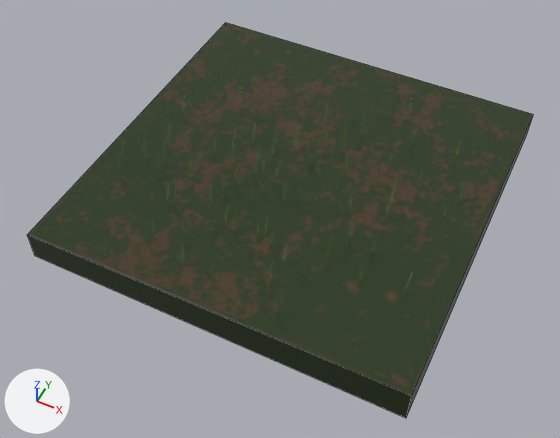
Before and after pictures for a commit that changed the FBX model Assets/Nico/meshes/ground_tile_grass.fbx.
Before and after are seen from a 50 mm camera at (1.23, -2.67, 2.89) aimed at (0.01, -0.24, -0.16). Every picture has the same lights, and +X, +Y and +Z are marked at lower left. Mesh edges are drawn as thin lines. Where no turn or scale is listed for an object, it has been applied to the vertices.

Objects in the first picture: 'groundTile_grass.001'.
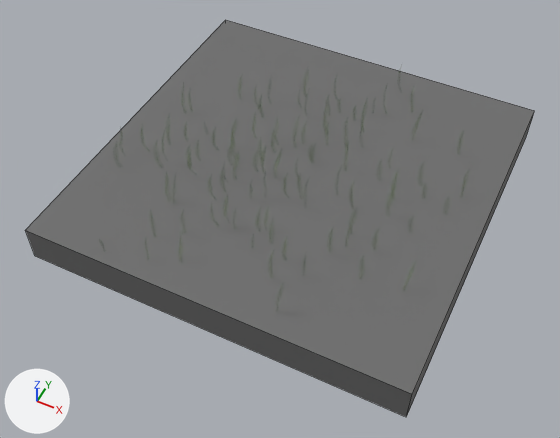
Location of each change, (x1, y1, x2, y2) in pixels of the pictures (560 x 438 px):
```json
{"object": "groundTile_grass.001", "change": "reshaped, moved", "before": [27, 23, 533, 418], "after": [25, 20, 534, 417]}
```

Scene script edits in JSON lines:
```json
{"op": "add", "block": "mat_stone_002", "code": ["mat_stone_002 = principled_material('stone.002')", "mat_stone_002.base_color = (0.152, 0.152, 0.152)  # dark grey #6d6d6d", "mat_stone_002.roughness = 0.814"]}
{"block": "me_cube_008", "where": "# used by ob_groundtile_grass_001; location = (0.0, 0.0, -0.074)"}
{"op": "remove", "block": "me_cube_008", "code": "me_cube_008.from_pydata(...)  # 8 vertices, 5 faces; spans x -1.0..1.0, y -1.0..1.0, z -0.12..0.08"}
{"op": "remove", "block": "me_cube_008", "code": "me_cube_008.materials.append(mat_grass)  # picture img_grass_color_png"}
{"op": "add", "block": "me_cube_008", "code": "me_cube_008.from_pydata(...)  # 10 vertices, 5 faces; spans x -1.0..1.0, y -1.0..1.0, z -0.2..0.0"}
{"block": "me_cube_008", "change": "me_cube_008 part 1: the whole mesh is rebuilt"}
{"op": "add", "block": "me_cube_008", "code": "me_cube_008.materials.append(mat_stone_002)  # dark grey #6d6d6d"}
{"op": "set", "path": "ob_groundtile_grass_001.location", "old": "(0.0, 0.0, -0.074)", "new": "(0.0, 0.0, 0.019)"}
```
